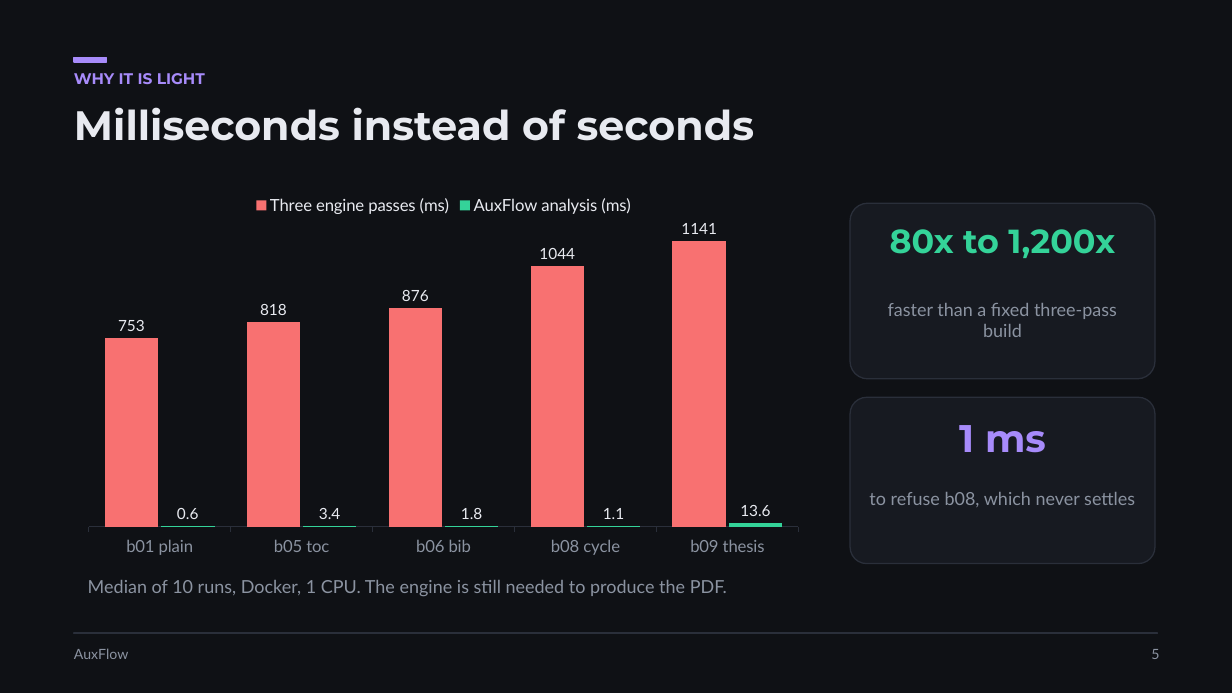
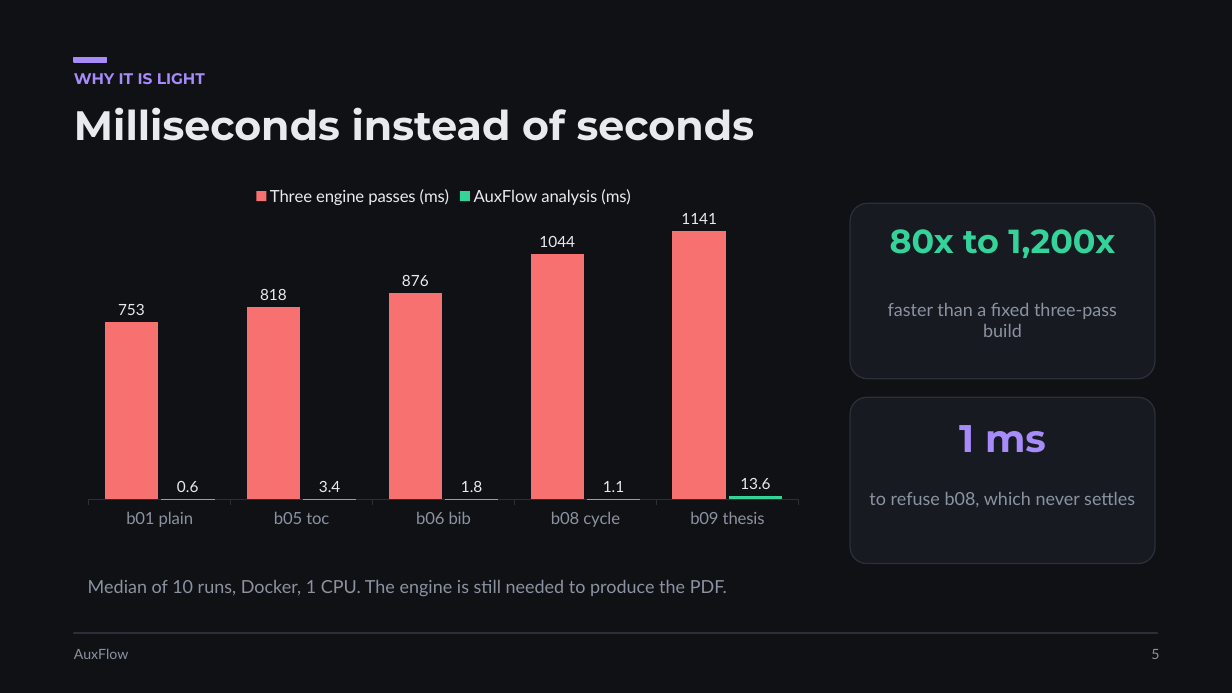
Before and after one commit to upayanmazumder/auxflow, a slide deck: slide 5 of docs/reviews/downloads/AuxFlow-overview.pptx. Drawn at 1232x693 pixels with LibreOffice and Linux fonts; fonts in the diff are those of the drawing. Boxes give left, top, right and bottom in pixels: in the first picture for what was removed or moved away, otherwise in the second. Text is boxed around its words. In the diff, an @@ line names an element or a change of style, - is before the commit and + after.

Commit message:
pptx

```diff
--- a/docs/reviews/downloads/AuxFlow-overview.pptx
+++ b/docs/reviews/downloads/AuxFlow-overview.pptx
@@ column chart: place and size @@
-column chart at [74,185,813,564]
+column chart at [74,176,813,536]
```
Also in this commit, not shown: 2 other slides changed, 2 slides added, 1 slide removed.
